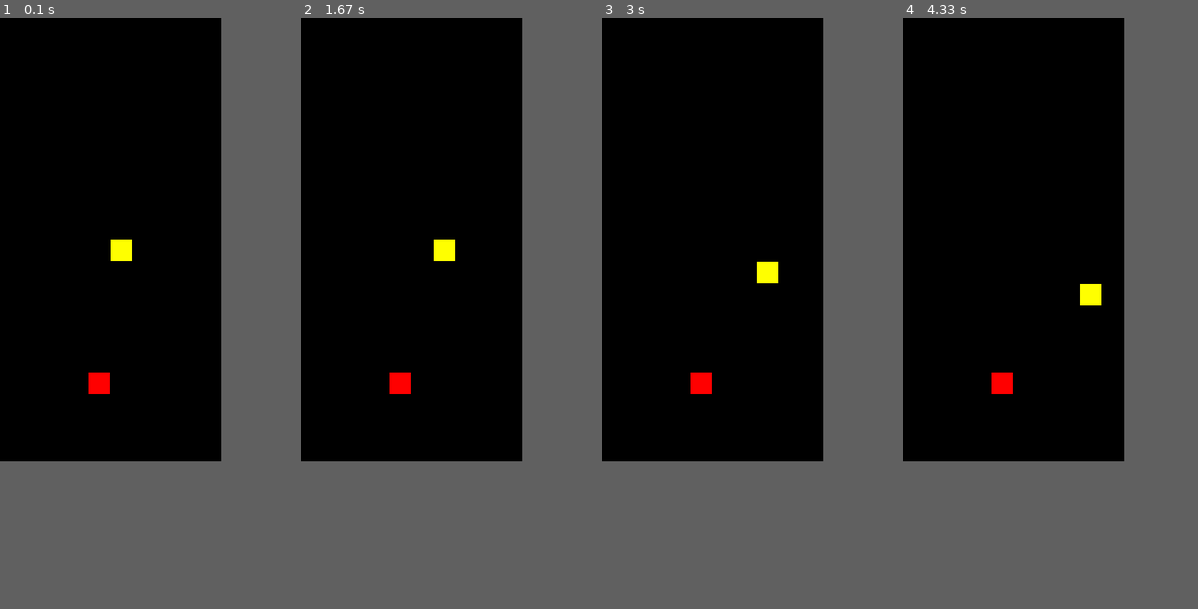
Above: before the commit, frames 1-4 (left to right).
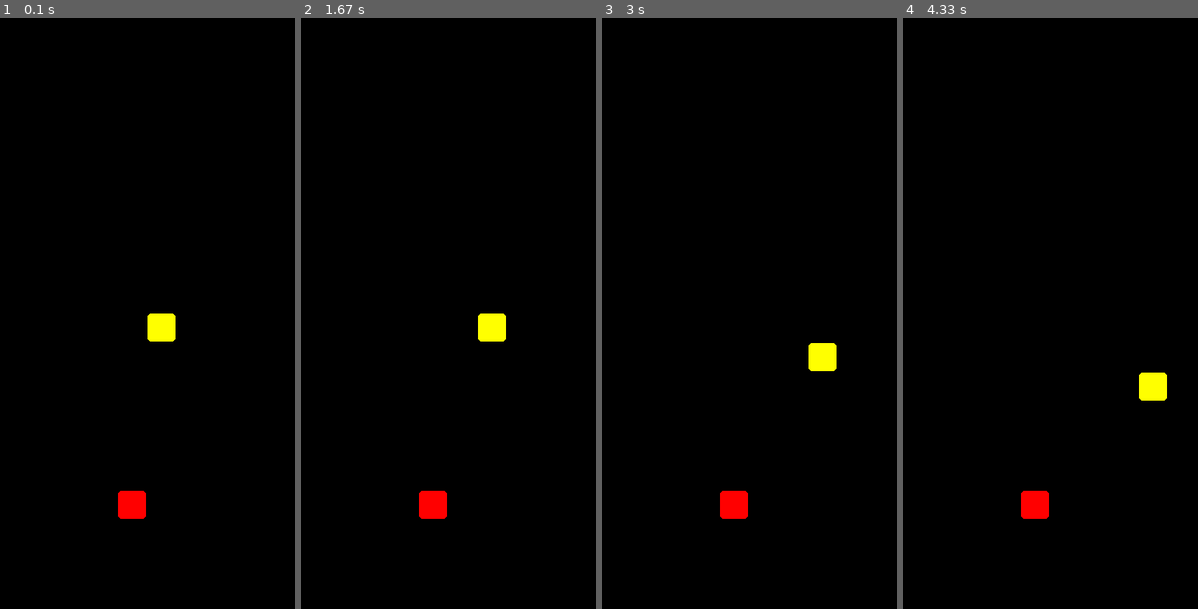
Above: after the commit, the same moments.

Repository: olegsklyarov/pygame-snake
Game: pygame game, started from snake.py
The game is run twice, just before and just after one commit, with the same random seed, the same clock (stepped at 60 frames per second) and the same inputs.
Inputs:
- Up to frame 1 (0.1 s): no input
- Up to frame 2 (1.67 s): hold Right 0.33-0.8 s
- Up to frame 3 (3 s): hold Down 2.4-2.87 s
- Up to frame 4 (4.33 s): hold Right from 3.73 s (still down)
The window is 300x600 before the commit and 400x800 after it. Grey fills any space a smaller window leaves; there, only what the larger window draws over its background counts as a difference.

The runs differ from the first frame. In frame 1, 1.4% of the frame differs, in the area x 30-60%, y 37-85%; in frame 2, 1.4%; in frame 3, 1.4%; in frame 4, 1.4%.

Commit message:
more constants

Diff:
--- a/src/main.py
+++ b/src/main.py
@@ -3,7 +3,11 @@
 from .snake import Snake, Direction
 from .element import Element
 
-SCALE = 30
+SCALE = 40
+RADIUS = 5
+SNAKE_SIZE = 38
+SNAKE_COLOR = 'yellow'
+APPLE_COLOR = 'red'
 ROWS = 10
 COLS = 20
 
@@ -51,9 +55,9 @@
     screen.fill('black')
 
     for e in snake.snake:
-      pygame.draw.rect(screen, pygame.Color('yellow'), (e.x * SCALE, e.y * SCALE, SCALE - 1, SCALE - 1))
+      pygame.draw.rect(screen, pygame.Color(SNAKE_COLOR), (e.x * SCALE, e.y * SCALE, SNAKE_SIZE, SNAKE_SIZE), 0, RADIUS)
 
-    pygame.draw.rect(screen, pygame.Color('RED'), (apple.x * SCALE, apple.y * SCALE, SCALE - 1, SCALE - 1))
+    pygame.draw.rect(screen, pygame.Color(APPLE_COLOR), (apple.x * SCALE, apple.y * SCALE, SNAKE_SIZE, SNAKE_SIZE), 0, RADIUS)
 
     pygame.display.flip()
     clock.tick(60)
